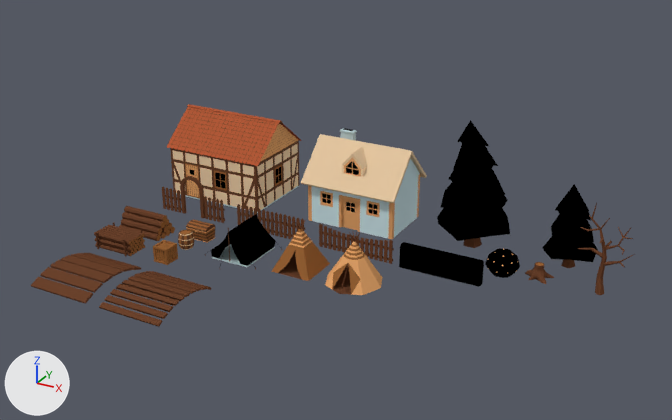
A saved change to the Blender file resources/Blendfiles/Props.blend.
One viewpoint serves both versions: a camera (50 mm lens) standing at (7.03, -8.56, 4.98) and looking at (2.36, -0.08, 0.74). Arrows for +X, +Y and +Z are at lower left; the lights stay in place.

Names of what the first picture shows: 'Bridge_1', 'Bridge_2', 'Bush_A', 'FenceStraight_1', 'FenceStraight_2', 'FenceStraight_Gate', 'Hedge', 'House_LowDetail.1', 'House_LowDetail.2', 'Tent', 'Tipi_Round', 'Tipi_Square', 'Tree_Large', 'Tree_Small', 'Tree_Trunk'.
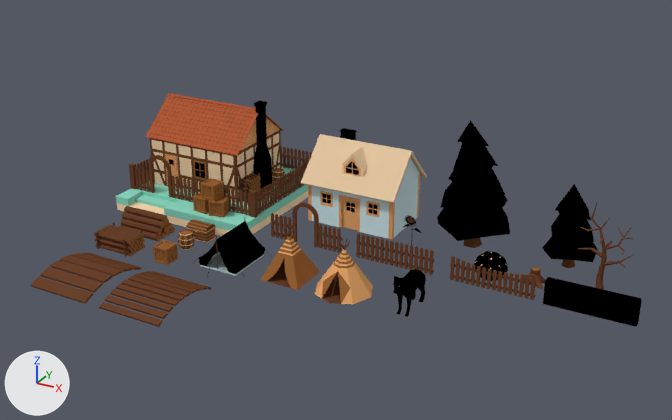
Where the newer file only moved an object's origin or applied its transform, the numbers keep the older frame.

What the commit changed:
Mesh me_circle is new.
It has 669 vertices, 647 faces and spans x -0.116..0.116, y -0.064..0.047, z 0.0..0.577.
It uses material mat_colorpalette.
Mesh me_cube is new.
It has 264 vertices, 243 faces and spans x 0.0..0.102, y -0.415..0.267, z 0.0..0.514.
It uses material mat_colorpalette.
Mesh me_cube_080_1 is new.
It has 11206 vertices, 10760 faces and spans x -1.0..1.0, y -1.0..1.0, z 0.0..1.43.
It uses material mat_colorpalette.
Object 'House_LowDetail.1' (ob_house_lowdetail_1) is deleted.
Object 'FenceStraight_1' (ob_fencestraight_1) moves from (1.196, 0.338, 0.0) to (2.925, 0.3, 0.0).
Object 'FenceStraight_Gate' (ob_fencestraight_gate) moves from (-0.004, 0.338, 0.0) to (1.725, 0.3, 0.0).
Object 'FenceStraight_2' (ob_fencestraight_2) moves from (2.396, 0.338, 0.0) to (4.125, 0.3, 0.0).
Object 'Tent' (ob_tent) moves from (1.196, -0.263, 0.0) to (1.196, -0.5, 0.0).
Object 'Tipi_Square' (ob_tipi_square) moves from (1.996, -0.263, 0.0) to (1.996, -0.5, 0.0).
Object 'Tipi_Round' (ob_tipi_round) moves from (2.696, -0.263, 0.0) to (2.696, -0.5, 0.0).
Object 'Bush_A' (ob_bush_a) moves from (4.096, 0.738, 0.0) to (4.0, 0.6, 0.0).
Object 'Hedge' (ob_hedge) moves from (3.496, 0.338, 0.0) to (5.225, 0.3, 0.0).
Object 'Tree_Trunk' (ob_tree_trunk) moves from (4.496, 0.838, 0.0) to (4.496, 0.7, 0.0).
Object 'Sunflower' (ob_sunflower) is new; it shows me_circle.
Its location is (3.0, 0.6, 0.0).
Object 'Wolf' (ob_wolf) is new; it shows me_cube.
Its location is (3.5, -0.5, 0.0).
It gains a MIRROR modifier named 'Mirror'.
Modifier setting: use_clip = True.
Object 'House' (ob_house) is new; it shows me_cube_080_1.
Its location is (0.0, 1.0, 0.0).

What differs and where, as boxes [x1, y1, x2, y2] in the pictures (672 x 420 px):
'House', added
    after: [116, 93, 312, 236]
'House_LowDetail.1', deleted
    before: [167, 104, 302, 213]
'Hedge', moved
    before: [399, 242, 484, 287]
    after: [543, 277, 642, 327]
'Tipi_Round', moved
    before: [325, 231, 382, 295]
    after: [315, 239, 373, 304]
'Tent', moved
    before: [205, 210, 282, 269]
    after: [193, 217, 272, 277]
'FenceStraight_2', moved
    before: [319, 224, 394, 264]
    after: [450, 256, 537, 300]
'FenceStraight_1', moved
    before: [237, 204, 305, 239]
    after: [356, 233, 434, 275]
'Tipi_Square', moved
    before: [271, 218, 330, 281]
    after: [260, 227, 320, 290]
'FenceStraight_Gate', moved
    before: [162, 176, 225, 223]
    after: [271, 202, 342, 253]
'Bush_A', moved
    before: [485, 248, 520, 278]
    after: [474, 251, 508, 281]
'Wolf', added
    after: [393, 269, 426, 317]
'Tree_Trunk', moved
    before: [525, 262, 554, 284]
    after: [524, 267, 546, 289]
'Sunflower', added
    after: [403, 215, 421, 245]
